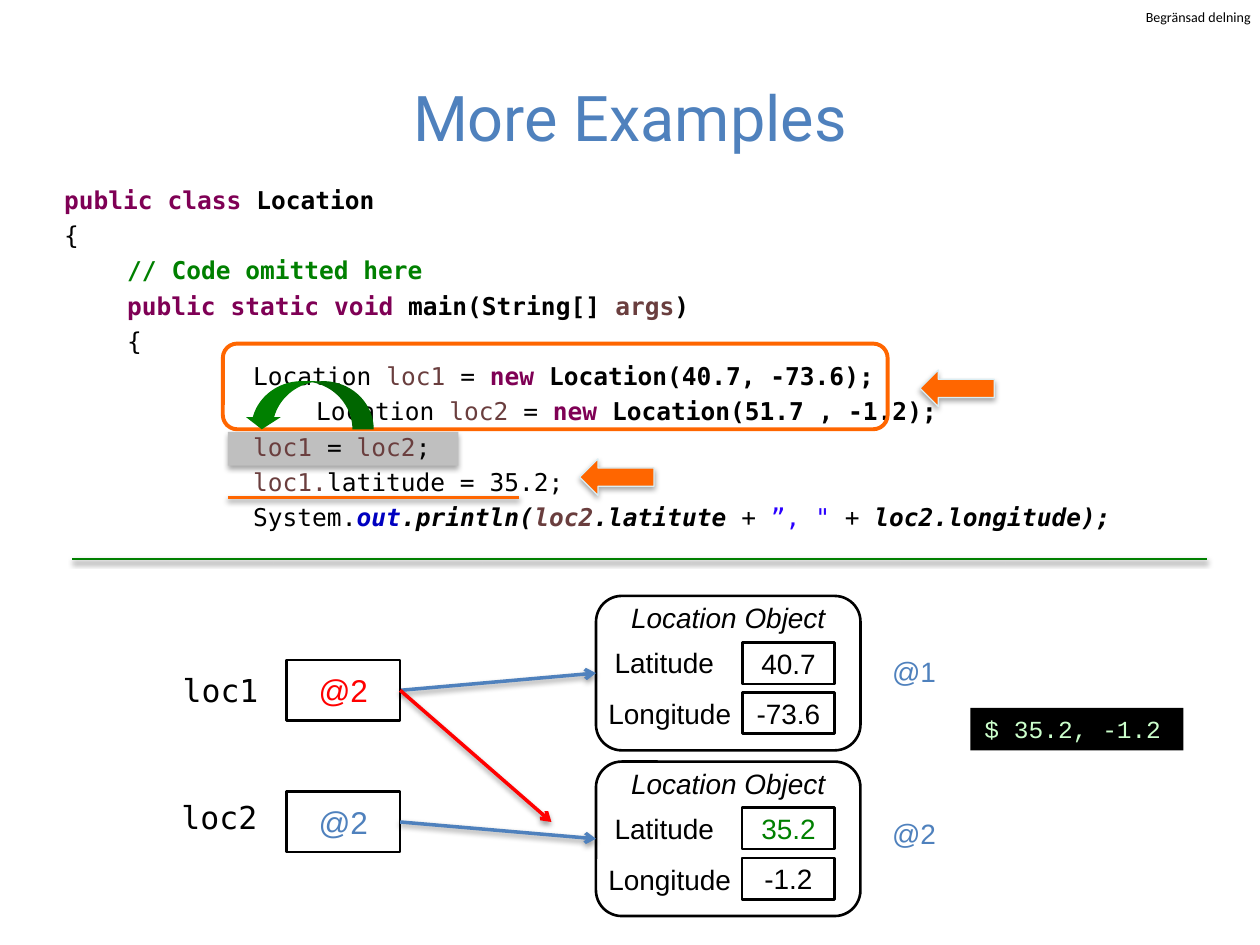
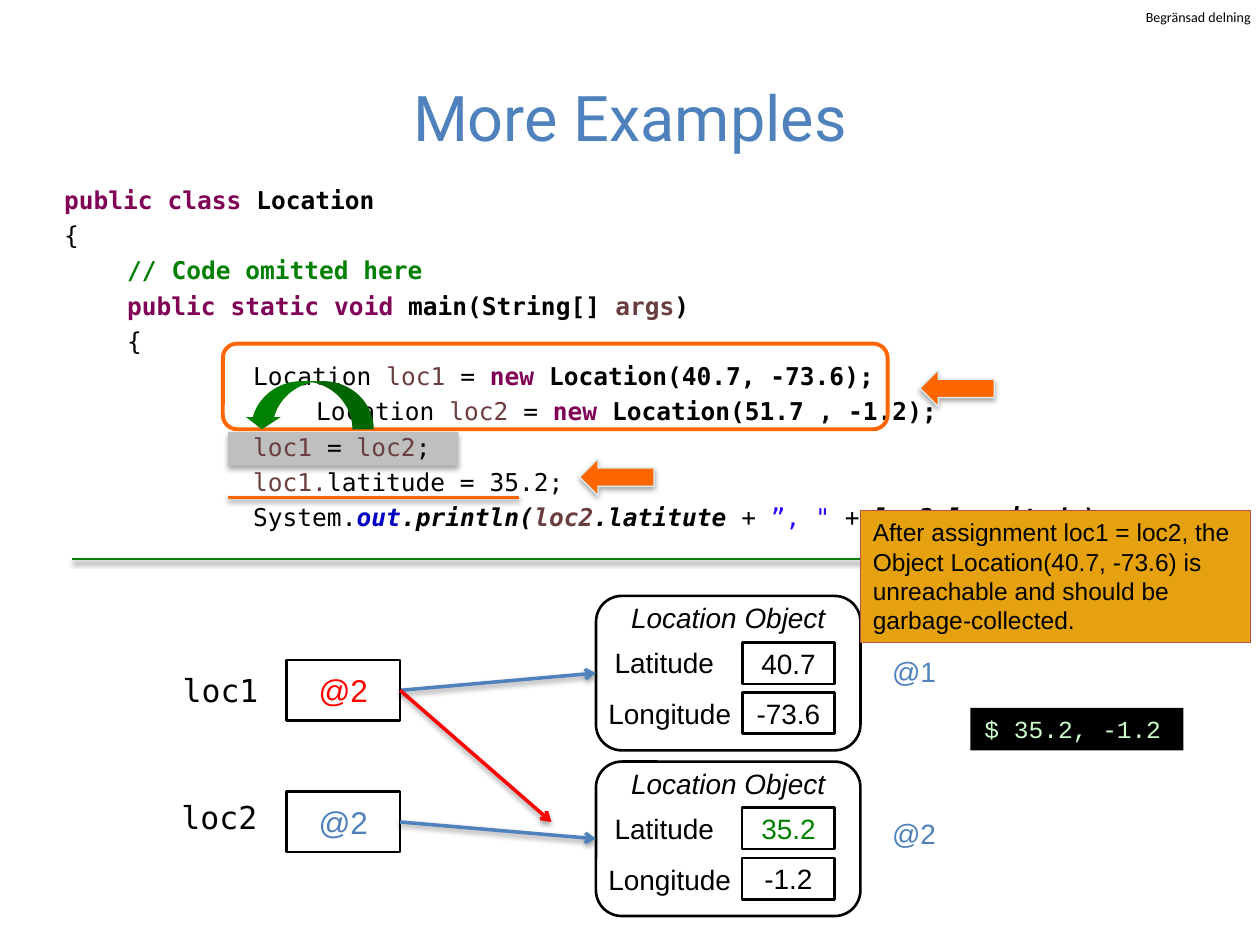
Before and after one commit to guhofstra/CSC111Fa25, a slide deck: slide 23 of PPTs/Lecture 2-classes and objects in java.pptx. Drawn at 1260x945 pixels with LibreOffice and Linux fonts; fonts in the diff are those of the drawing. Boxes give left, top, right and bottom in pixels: in the first picture for what was removed or moved away, otherwise in the second. Text is boxed around its words. In the diff, an @@ line names an element or a change of style, - is before the commit and + after.

```diff
--- a/PPTs/Lecture 2-classes and objects in java.pptx
+++ b/PPTs/Lecture 2-classes and objects in java.pptx
@@ rectangle added at (x1=861, y1=512, x2=1250, y2=643), fill #E6A20E, outline #C0504D 0.75 pt, 14 pt, text #000000 @@
+After assignment loc1 = loc2, the Object Location(40.7, -73.6) is unreachable and should be garbage-collected.
```
Also in this commit, not shown: 2 other files.
